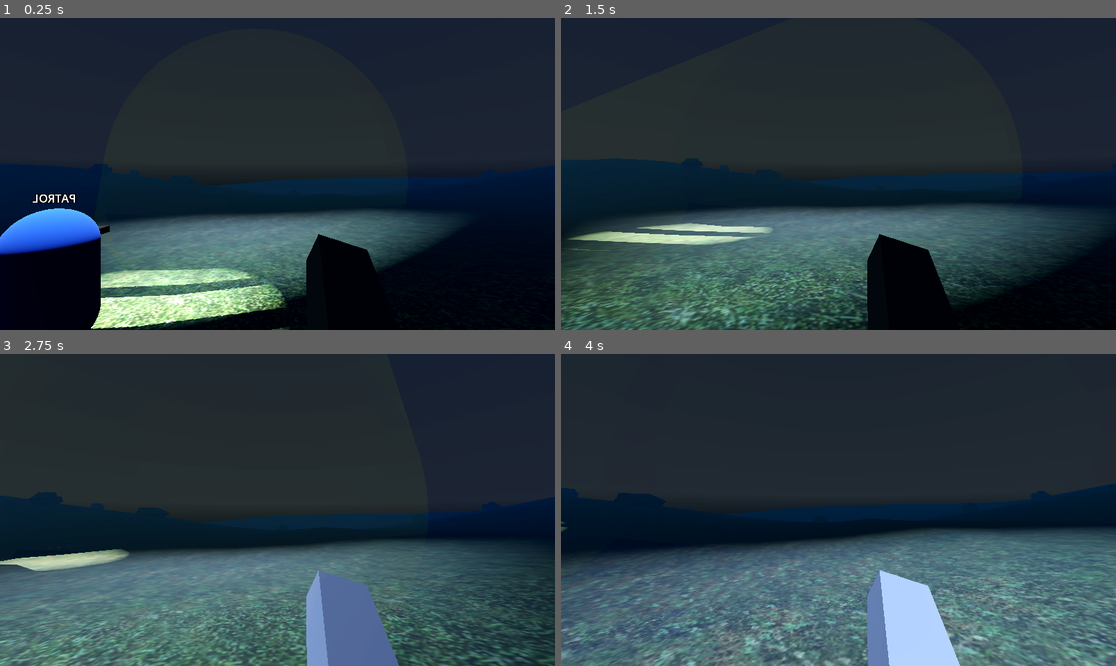
Above: before the commit, frames 1-4 (two rows, left to right).
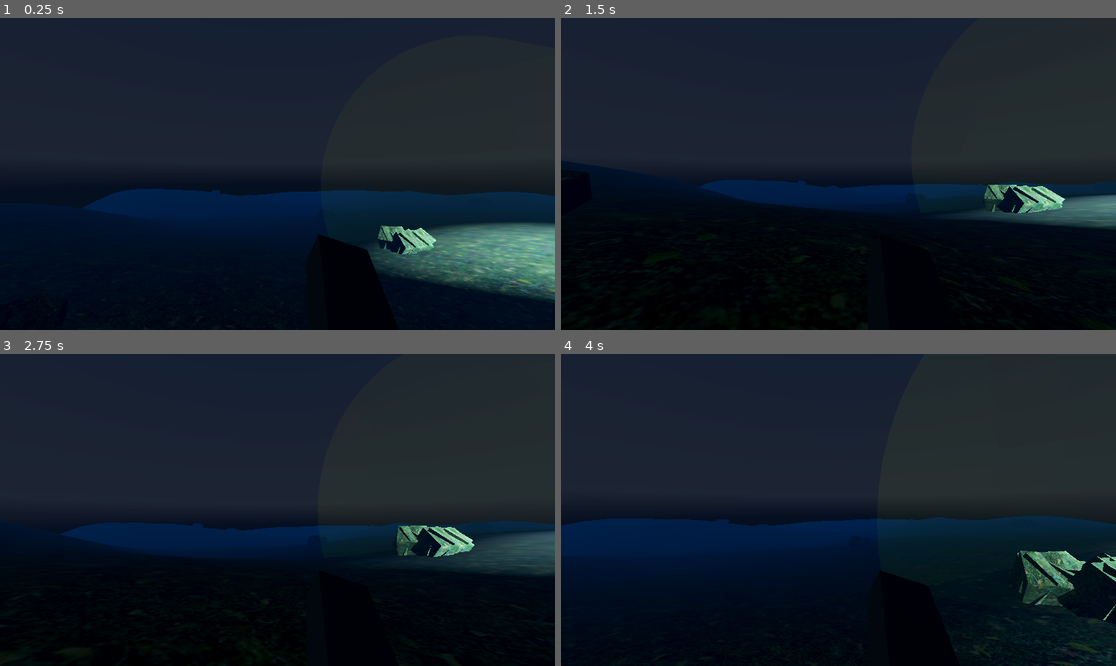
Above: after the commit, the same moments.

Repository: ChrisY03/gavinwadenew
Game: Godot game, scene res://ChrisScene2.tscn
Two runs of this game, one before a commit and one after it. Both use one fixed random seed, a clock stepped at 60 frames per second and the inputs below. Before the commit the project starts from res://Scenes/LochlanScene.tscn. A sky picture missing from this copy of the repository is replaced by a grey-blue gradient.
Inputs (mouse positions are in pixels of both pictures, inside the frame that each line leads up to):
- Up to frame 1 (0.25 s): no input
- Up to frame 2 (1.5 s): move the mouse to (866, 174) at 0.52 s; hold W (move_forward) from 0.53 s (still down); tap Ctrl (crouch) at 0.6 s; tap Space (jump) at 0.77 s; move the mouse to (810, 174) at 1.27 s; tap Shift (sprint) at 1.35 s
- Up to frame 3 (2.75 s): keep holding W (move_forward); tap Space (jump) at 1.52 s; move the mouse to (288, 503) at 2.02 s; tap E (whistle) at 2.1 s
- Up to frame 4 (4 s): keep holding W (move_forward); move the mouse to (832, 516) at 2.77 s; tap Ctrl (crouch) at 2.85 s; tap Space (jump) at 3.02, 3.77 s; move the mouse to (877, 513) at 3.52 s; hold Shift (sprint) from 3.53 s (still down)

The runs differ from the first frame. In frame 1, 27% of the frame differs, in the area x 0-100%, y 46-100%; in frame 2, 34%; in frame 3, 43%; in frame 4, 48%, in the area x 0-100%, y 41-100%.

Commit message:
Update project.godot

Diff:
--- a/ai_demo/project.godot
+++ b/ai_demo/project.godot
@@ -11,16 +11,16 @@
 [application]
 
 config/name="AI_Demo"
-run/main_scene="uid://bidmscuak2djv"
+run/main_scene="uid://clmcwbjuyxhe0"
 config/features=PackedStringArray("4.5", "Forward Plus")
 config/icon="res://icon.svg"
 
 [autoload]
 
+Sector="*res://scripts/sectorizer.gd"
+Director="*res://scripts/AIDirector.gd"
 Blackboard="*res://scripts/Blackboard.gd"
-Sector="*res://scripts/sectorizer.gd"
 Main="*res://scripts/Main.gd"
-Director="*res://scripts/AIDirector.gd"
 FlockManager="*res://scripts/FlockManager.gd"
 
 [editor]
